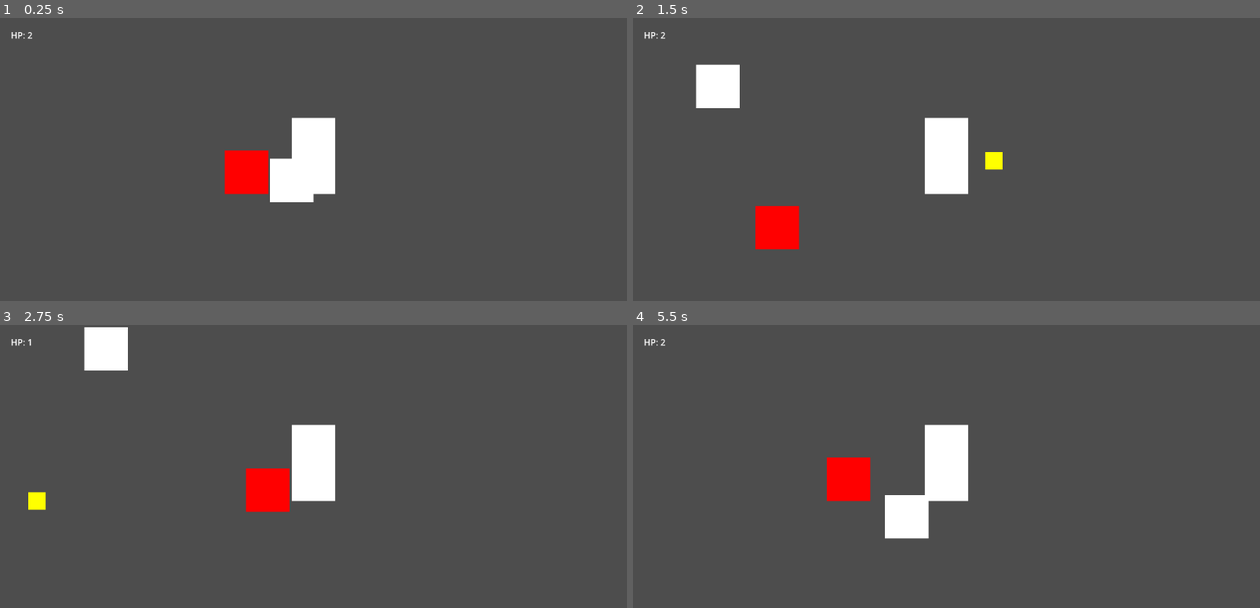
Above: before the commit, frames 1-4 (two rows, left to right).
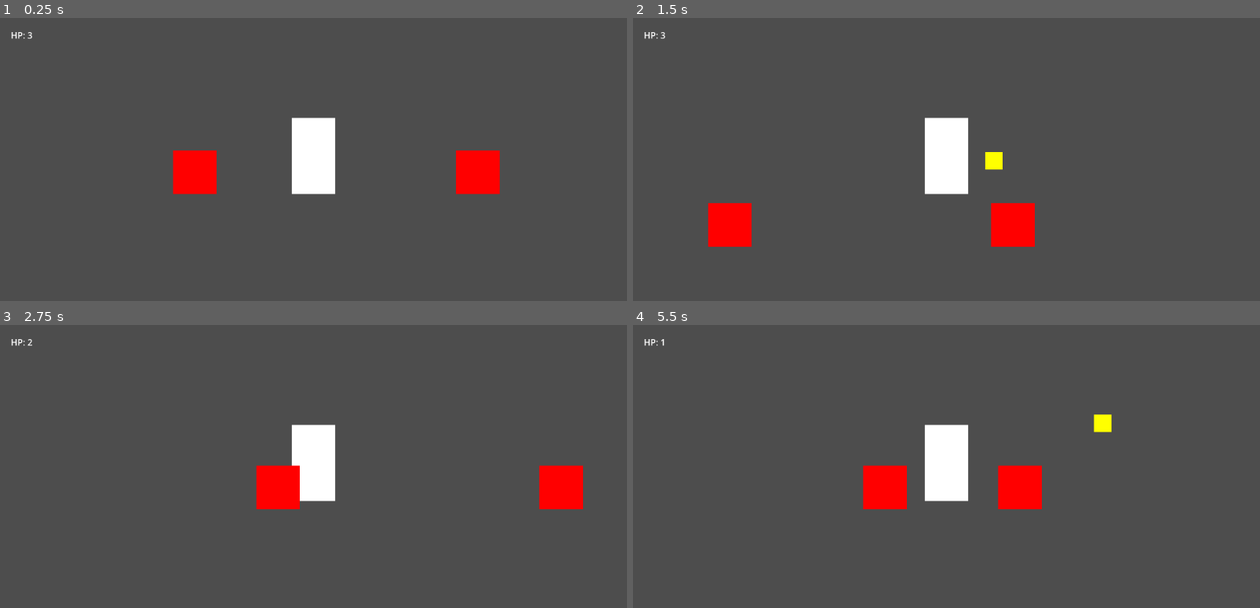
Above: after the commit, the same moments.

Repository: M1hailo1/CupheadProject
Game: Godot game, scene res://scenes/world/level_1.tscn
Same seed, same stepped clock (60 frames per second), same inputs: the game is played once before the commit and once after it.
Inputs:
- Up to frame 1 (0.25 s): no input
- Up to frame 2 (1.5 s): tap Enter (ui_accept) at 0.5, 0.77 s; hold Right (ui_right) from 0.53 s (still down); tap Z (shoot) at 0.6, 1.35 s
- Up to frame 3 (2.75 s): tap Enter (ui_accept) at 1.52 s; release Right (ui_right) at 2.03 s; hold Left (ui_left) from 2.03 s (still down); tap Z (shoot) at 2.1 s
- Up to frame 4 (5.5 s): release Left (ui_left) at 2.78 s; hold Right (ui_right) 2.78-4.28 s; tap Z (shoot) every 0.75 s from 2.85 to 5.1 s; tap Enter (ui_accept) at 3.02, 3.77, 4.52 s; hold Left (ui_left) 4.28-5.03 s; hold Right (ui_right) from 5.03 s (still down)

The runs differ from the first frame. In frame 1, 3.9% of the frame differs, in the area x 4-80%, y 4-66%; in frame 2, 4.4%, in the area x 4-65%, y 4-82%; in frame 3, 3.0%; in frame 4, 4.1%.

Commit message:
Fixed shooting and hitboxes

Diff:
--- a/soljaglava_fixed2/soljaglava_fixed2/scenes/enemies/basic_enemy.tscn
+++ b/soljaglava_fixed2/soljaglava_fixed2/scenes/enemies/basic_enemy.tscn
@@ -3,10 +3,10 @@
 [ext_resource type="Script" uid="uid://b4y7amfsb8ffq" path="res://scripts/enemies/basic_enemy.gd" id="1_7jpia"]
 
 [sub_resource type="RectangleShape2D" id="RectangleShape2D_tgb66"]
-size = Vector2(40, 40)
+size = Vector2(30, 35)
 
 [sub_resource type="RectangleShape2D" id="RectangleShape2D_7jpia"]
-size = Vector2(40, 40)
+size = Vector2(36, 40)
 
 [node name="Enemy" type="CharacterBody2D" unique_id=1412421172]
 script = ExtResource("1_7jpia")
@@ -21,7 +21,6 @@
 color = Color(1, 0, 0, 1)
 
 [node name="Hitbox" type="Area2D" parent="." unique_id=1231914220]
-position = Vector2(40, 40)
 
 [node name="CollisionShape2D" type="CollisionShape2D" parent="Hitbox" unique_id=157402830]
 shape = SubResource("RectangleShape2D_7jpia")
--- a/soljaglava_fixed2/soljaglava_fixed2/scenes/player/player.tscn
+++ b/soljaglava_fixed2/soljaglava_fixed2/scenes/player/player.tscn
@@ -3,12 +3,12 @@
 [ext_resource type="Script" uid="uid://bosrvymhpevm7" path="res://scripts/player/player.gd" id="1_8afob"]
 
 [sub_resource type="CapsuleShape2D" id="CapsuleShape2D_x7p2l"]
-radius = 20.0
-height = 60.0
+radius = 15.0
+height = 50.0
 
 [sub_resource type="CapsuleShape2D" id="CapsuleShape2D_dovo2"]
-radius = 15.0
-height = 50.0
+radius = 17.0
+height = 55.0
 
 [node name="Player" type="CharacterBody2D" unique_id=610599533]
 script = ExtResource("1_8afob")
--- a/soljaglava_fixed2/soljaglava_fixed2/scenes/projectiles/player_bullet.tscn
+++ b/soljaglava_fixed2/soljaglava_fixed2/scenes/projectiles/player_bullet.tscn
@@ -19,5 +19,5 @@
 
 [node name="VisibleOnScreenNotifier2D" type="VisibleOnScreenNotifier2D" parent="." unique_id=21306949]
 
-[connection signal="area_entered" from="." to="." method="_on_area_entered"]
+[connection signal="body_entered" from="." to="." method="_on_body_entered"]
 [connection signal="screen_exited" from="VisibleOnScreenNotifier2D" to="." method="_on_visible_on_screen_notifier_2d_screen_exited"]
--- a/soljaglava_fixed2/soljaglava_fixed2/scenes/world/level_1.tscn
+++ b/soljaglava_fixed2/soljaglava_fixed2/scenes/world/level_1.tscn
@@ -21,10 +21,6 @@
 [node name="Camera2D" type="Camera2D" parent="Player" unique_id=357570861]
 zoom = Vector2(2, 2)
 
-[node name="ColorRect" type="ColorRect" parent="." unique_id=2013080131]
-offset_right = 40.0
-offset_bottom = 40.0
-
 [node name="CanvasLayer" type="CanvasLayer" parent="." unique_id=1921890005]
 
 [node name="HPLabel" type="Label" parent="CanvasLayer" unique_id=1164657839]
@@ -34,3 +30,7 @@
 offset_bottom = 43.0
 
 [node name="Enemy" parent="." unique_id=1412421172 instance=ExtResource("2_5ebu0")]
+position = Vector2(-129, 0)
+
+[node name="Enemy2" parent="." unique_id=644932758 instance=ExtResource("2_5ebu0")]
+position = Vector2(131, 0)
--- a/soljaglava_fixed2/soljaglava_fixed2/scripts/projectiles/player_bullet.gd
+++ b/soljaglava_fixed2/soljaglava_fixed2/scripts/projectiles/player_bullet.gd
@@ -15,8 +15,8 @@
 	queue_free()
 
 
-func _on_area_entered(area: Area2D) -> void:
-	print("Bullet hit: ", area.name)
-	if area.name == "Hitbox":
-		area.get_parent().take_damage()
-		queue_free()
+func _on_body_entered(body: Node2D) -> void:
+	print("Bullet hit: ", body.name)
+	if body.has_method("take_damage"):
+		body.take_damage()
+	queue_free()
